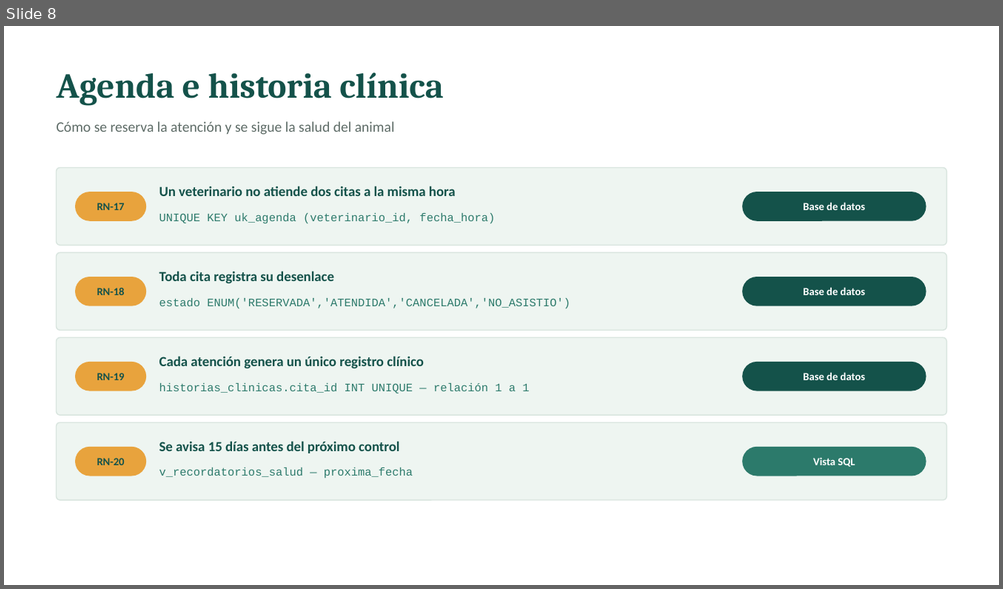
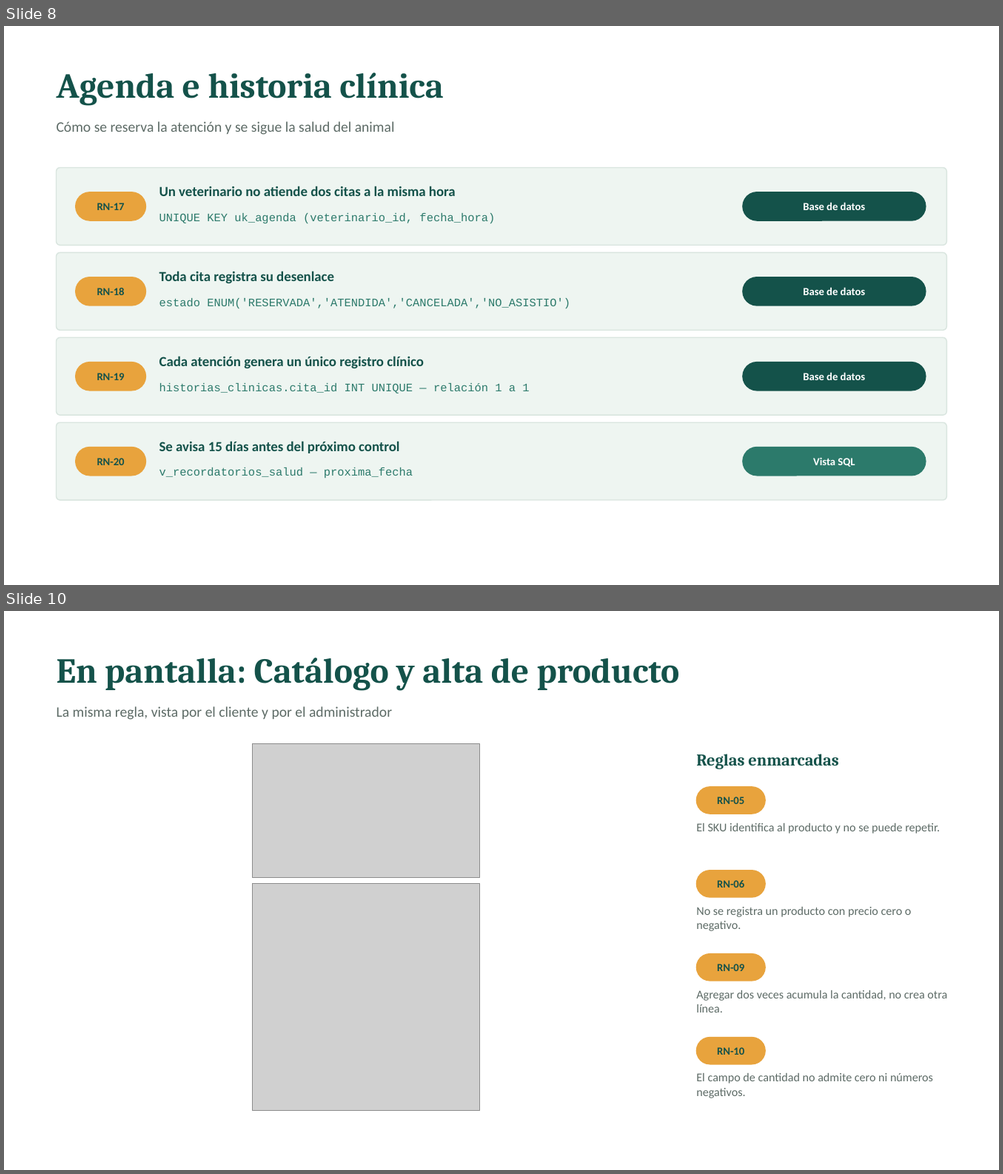
Before and after one commit to BrahamsCode/VetPetSurco, a slide deck: docs/presentacion/ReglasDeNegocio_VetPetConnect.pptx. Shown one above the other, each under a label of ours: slide 8 before the commit, slides 8 and 10 after it; the slides between them are not shown. The pictures are 1003x589 and 1003x1174 pixels, drawn with LibreOffice and Linux fonts; fonts in the diff are those of the drawing; grey boxes stand for pictures. Boxes give left, top, right and bottom in pixels: in the first picture for what was removed or moved away, otherwise in the second. Text is boxed around its words. In the diff, an @@ line names an element or a change of style, - is before the commit and + after.

```diff
--- a/docs/presentacion/ReglasDeNegocio_VetPetConnect.pptx
+++ b/docs/presentacion/ReglasDeNegocio_VetPetConnect.pptx
@@ slide 10 added at box(4, 611, 999, 1170), background #FFFFFF @@
@@ text added at box(57, 658, 680, 691), 34 pt, text #14524A, bold @@
+En pantalla: Catálogo y alta de producto
@@ text added at box(57, 706, 392, 720), 14 pt, text #5D6B66 @@
+La misma regla, vista por el cliente y por el administrador
@@ picture added at box(253, 743, 480, 877) @@
@@ text added at box(696, 754, 838, 769), 16 pt, text #14524A, bold @@
+Reglas enmarcadas
@@ rounded rectangle added at box(697, 787, 765, 814), fill #E8A33D, outline #E8A33D 1 pt @@
@@ text added at box(717, 797, 744, 804), 10.5 pt, text #14524A, bold @@
+RN-05
@@ text added at box(696, 823, 939, 834), 11.5 pt, text #5D6B66 @@
+El SKU identifica al producto y no se puede repetir.
@@ rounded rectangle added at box(697, 871, 765, 897), fill #E8A33D, outline #E8A33D 1 pt @@
@@ picture added at box(253, 883, 480, 1111) @@
@@ text added at box(717, 880, 744, 888), 10.5 pt, text #14524A, bold @@
+RN-06
@@ text added at box(696, 907, 910, 931), 11.5 pt, text #5D6B66 @@
+No se registra un producto con precio cero o negativo.
@@ rounded rectangle added at box(697, 954, 765, 981), fill #E8A33D, outline #E8A33D 1 pt @@
@@ text added at box(717, 964, 744, 971), 10.5 pt, text #14524A, bold @@
+RN-09
@@ text added at box(696, 991, 947, 1013), 11.5 pt, text #5D6B66 @@
+Agregar dos veces acumula la cantidad, no crea otra línea.
@@ rounded rectangle added at box(697, 1038, 765, 1065), fill #E8A33D, outline #E8A33D 1 pt @@
@@ text added at box(717, 1048, 744, 1055), 10.5 pt, text #14524A, bold @@
+RN-10
@@ text added at box(696, 1073, 933, 1099), 11.5 pt, text #5D6B66 @@
+El campo de cantidad no admite cero ni números negativos.
```
Also in this commit, not shown: 1 slide changed, 6 other slides added, 38 other files.
